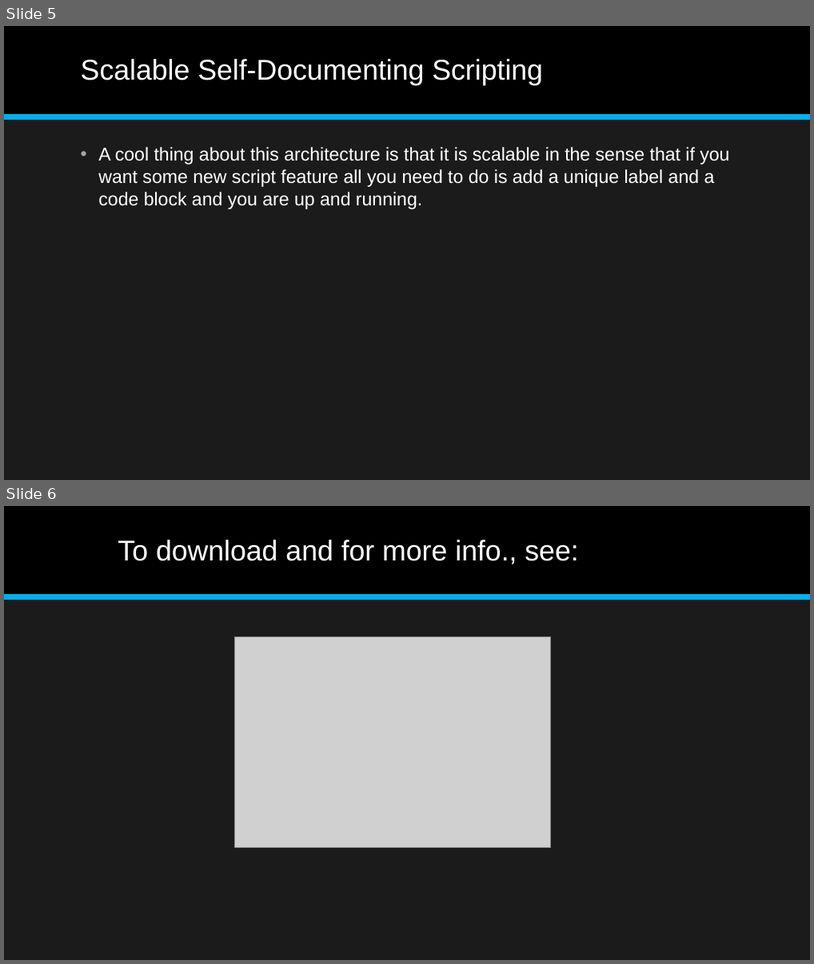
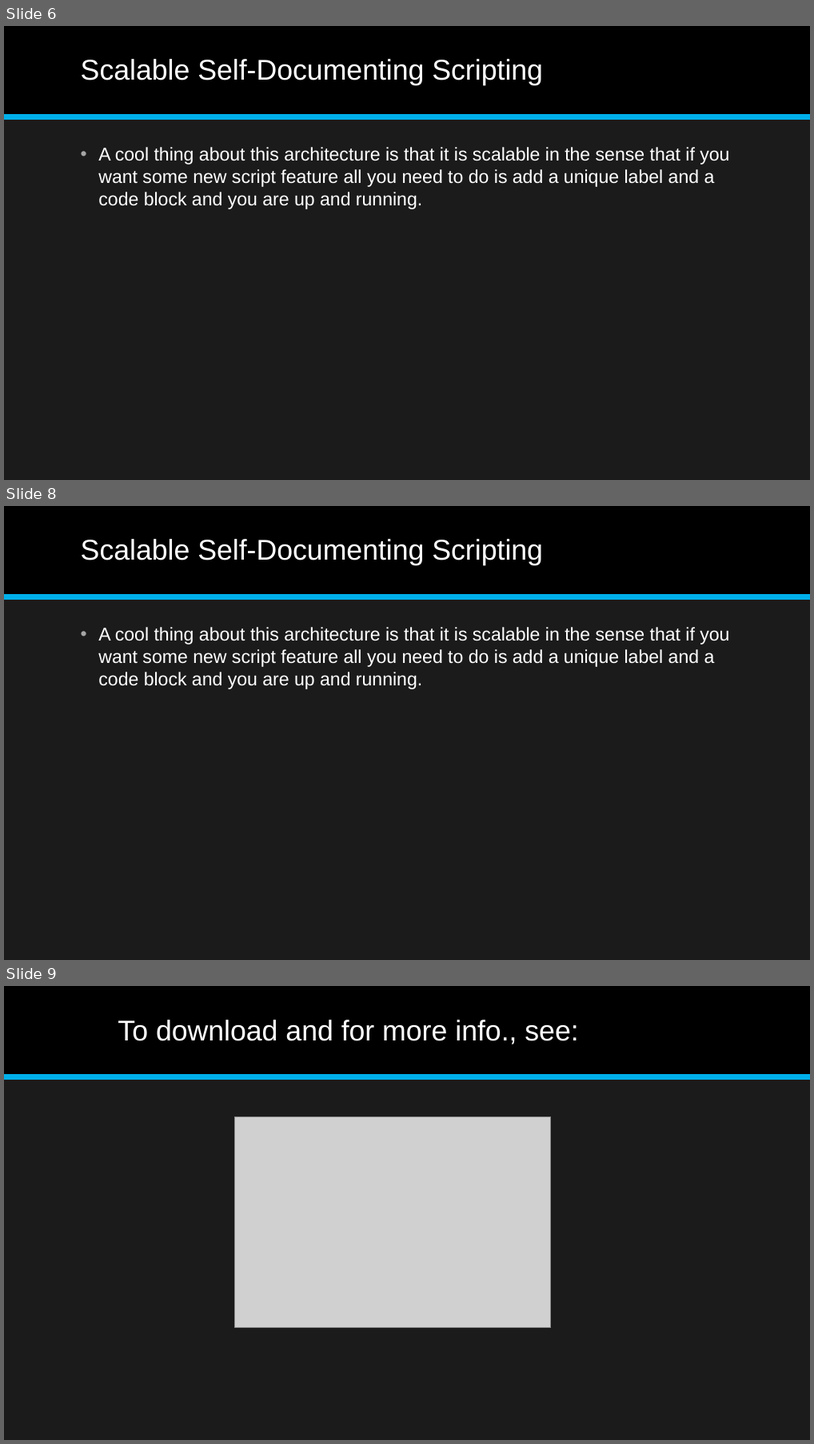
Before and after one commit to jonathan-r-jones/Composable-Batch-Files, a slide deck: Composable Batch File Helper.pptx. Shown one above the other, each under a label of ours: slides 5 and 6 before the commit, slides 6, 8 and 9 after it; the slides between them are not shown. The pictures are 814x964 and 814x1444 pixels, drawn with LibreOffice and Linux fonts; fonts in the diff are those of the drawing; grey boxes stand for pictures. Boxes give left, top, right and bottom in pixels: in the first picture for what was removed or moved away, otherwise in the second. Text is boxed around its words. In the diff, an @@ line names an element or a change of style, - is before the commit and + after.

```diff
--- a/Composable Batch File Helper.pptx
+++ b/Composable Batch File Helper.pptx
@@ slide 8 added at (x1=4, y1=506, x2=810, y2=960), background #1B1B1B; not listed: 2 template elements that a slide beside it also shows @@
@@ title added at (x1=81, y1=539, x2=543, y2=565), 34 pt, text #FFFFFF @@
+Scalable Self-Documenting Scripting
@@ text added at (x1=98, y1=627, x2=730, y2=689), 22 pt, text #FFFFFF @@
+• A cool thing about this architecture is that it is scalable in the sense that if you want some new script feature all you need to do is add a unique label and a code block and you are up and running.
@@ what was slide 5 is now slide 6 @@
@@ what was slide 6 is now slide 9 @@
```
Also in this commit, not shown: 1 slide changed, 3 other slides added, 1 slide removed, 2 other files.
